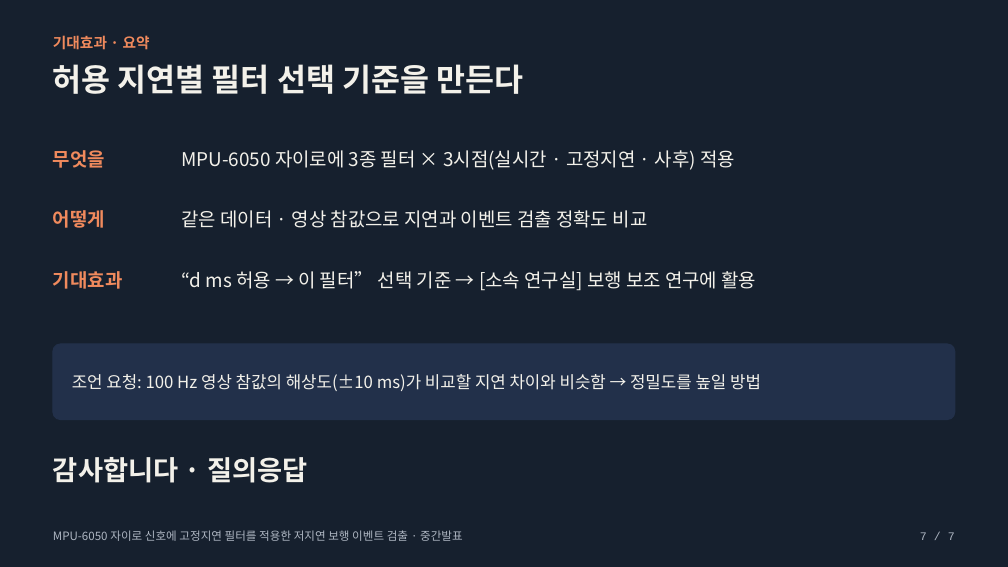
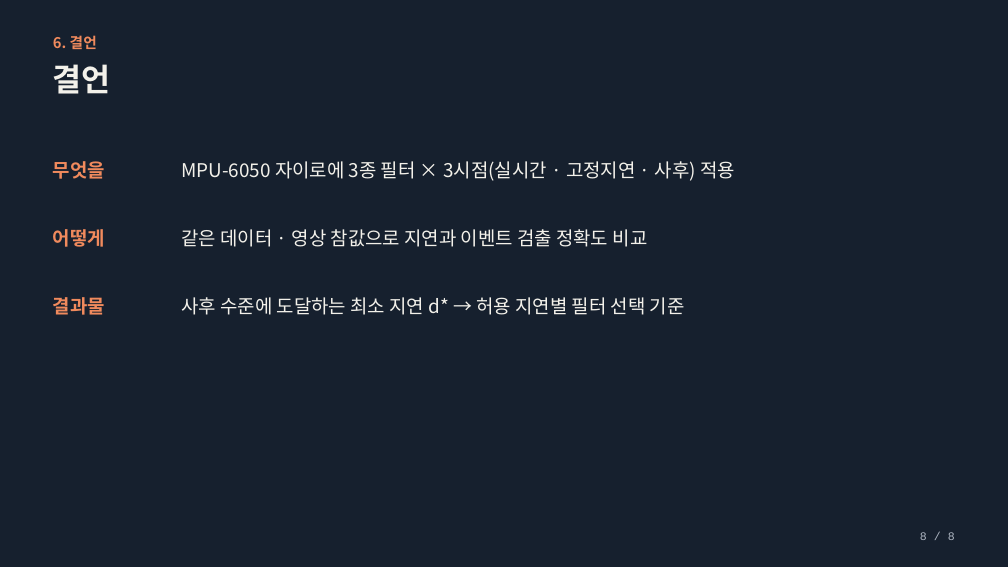
Before and after one commit to everyss/26-2_Sensors_Actuators, a slide deck: slide 8 of slides/midterm_presentation.pptx (slide 7 before the commit). Drawn at 1008x567 pixels with LibreOffice and Linux fonts; fonts in the diff are those of the drawing. Boxes give left, top, right and bottom in pixels: in the first picture for what was removed or moved away, otherwise in the second. Text is boxed around its words. In the diff, an @@ line names an element or a change of style, - is before the commit and + after.

```diff
--- a/slides/midterm_presentation.pptx
+++ b/slides/midterm_presentation.pptx
@@ text at bbox=[53, 35, 97, 49]: text changed @@
-기대효과 · 요약
+6. 결언
@@ text at bbox=[53, 64, 111, 94]: text changed @@
-허용 지연별 필터 선택 기준을 만든다
+결언
@@ text "무엇을": place and size @@
-text "무엇을" at bbox=[53, 150, 105, 168]
+text "무엇을" at bbox=[53, 161, 105, 179]
@@ text "MPU-6050 자이로에 3종 필터 × ...": place and size @@
-text "MPU-6050 자이로에 3종 필터 × ..." at bbox=[181, 150, 735, 170]
+text "MPU-6050 자이로에 3종 필터 × ..." at bbox=[181, 161, 735, 181]
@@ text "어떻게": place and size @@
-text "어떻게" at bbox=[53, 210, 105, 228]
+text "어떻게" at bbox=[53, 229, 105, 247]
@@ text "같은 데이터 · 영상 참값으로 ...": place and size @@
-text "같은 데이터 · 영상 참값으로 ..." at bbox=[181, 210, 648, 228]
+text "같은 데이터 · 영상 참값으로 ..." at bbox=[181, 229, 648, 247]
@@ text at bbox=[53, 297, 105, 315]: text changed @@
-기대효과
+결과물
@@ text at bbox=[181, 297, 685, 315]: text changed @@
-“d ms 허용 → 이 필터” 선택 기준 → [소속 연구실] 보행 보조 연구에 활용
+사후 수준에 도달하는 최소 지연 d* → 허용 지연별 필터 선택 기준
@@ rounded rectangle removed at bbox=[53, 344, 955, 420] @@
@@ text removed at bbox=[72, 374, 761, 391] @@
-조언 요청: 100 Hz 영상 참값의 해상도(±10 ms)가 비교할 지연 차이와 비슷함 → 정밀도를 높일 방법
@@ text removed at bbox=[53, 457, 307, 483] @@
-감사합니다 · 질의응답
@@ text removed at bbox=[53, 530, 463, 541] @@
-MPU-6050 자이로 신호에 고정지연 필터를 적용한 저지연 보행 이벤트 검출 · 중간발표
@@ text at bbox=[920, 532, 955, 540]: text changed @@
-7 / 7
+8 / 8
```
Also in this commit, not shown: 6 other slides changed, 1 slide added, 3 other files.
